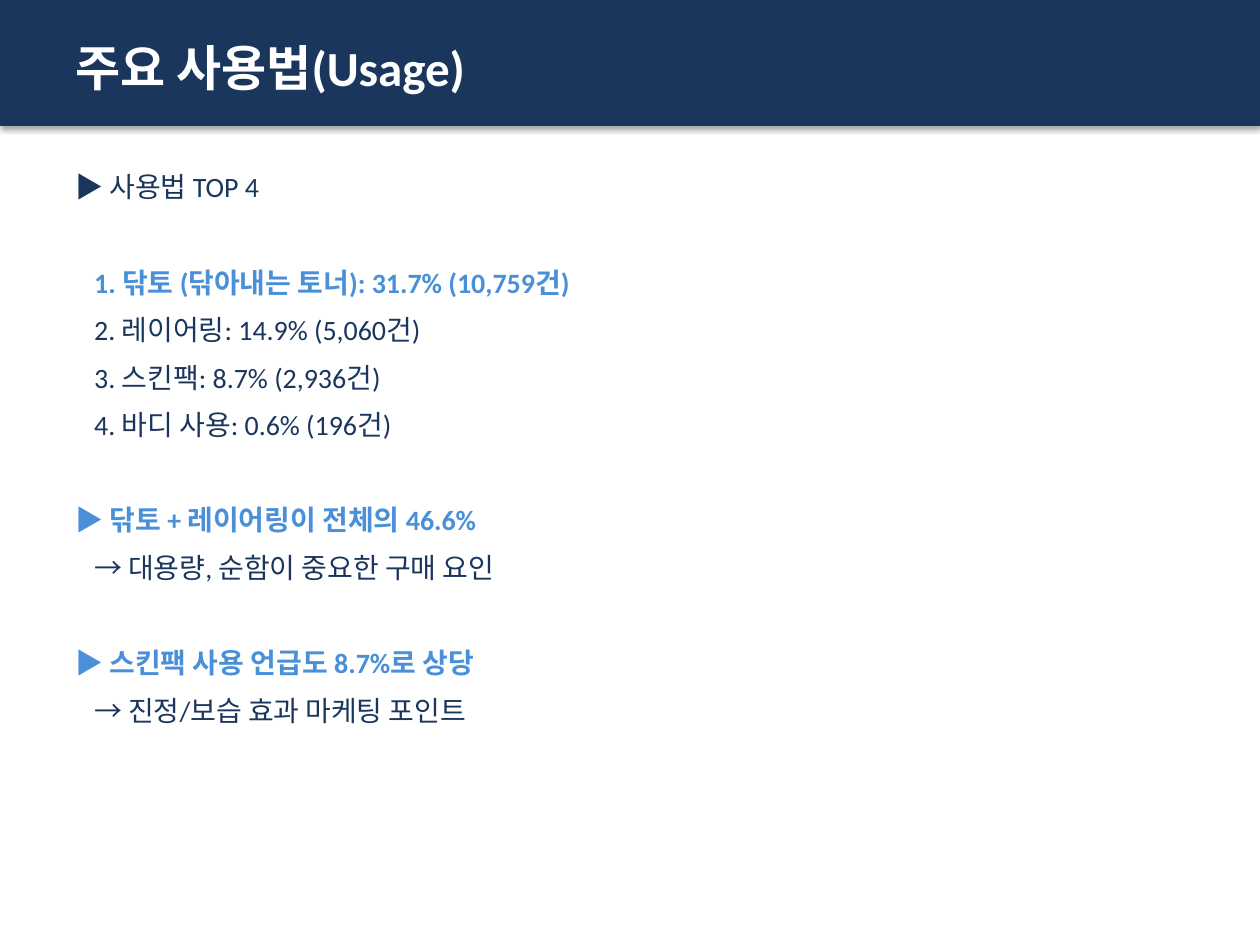
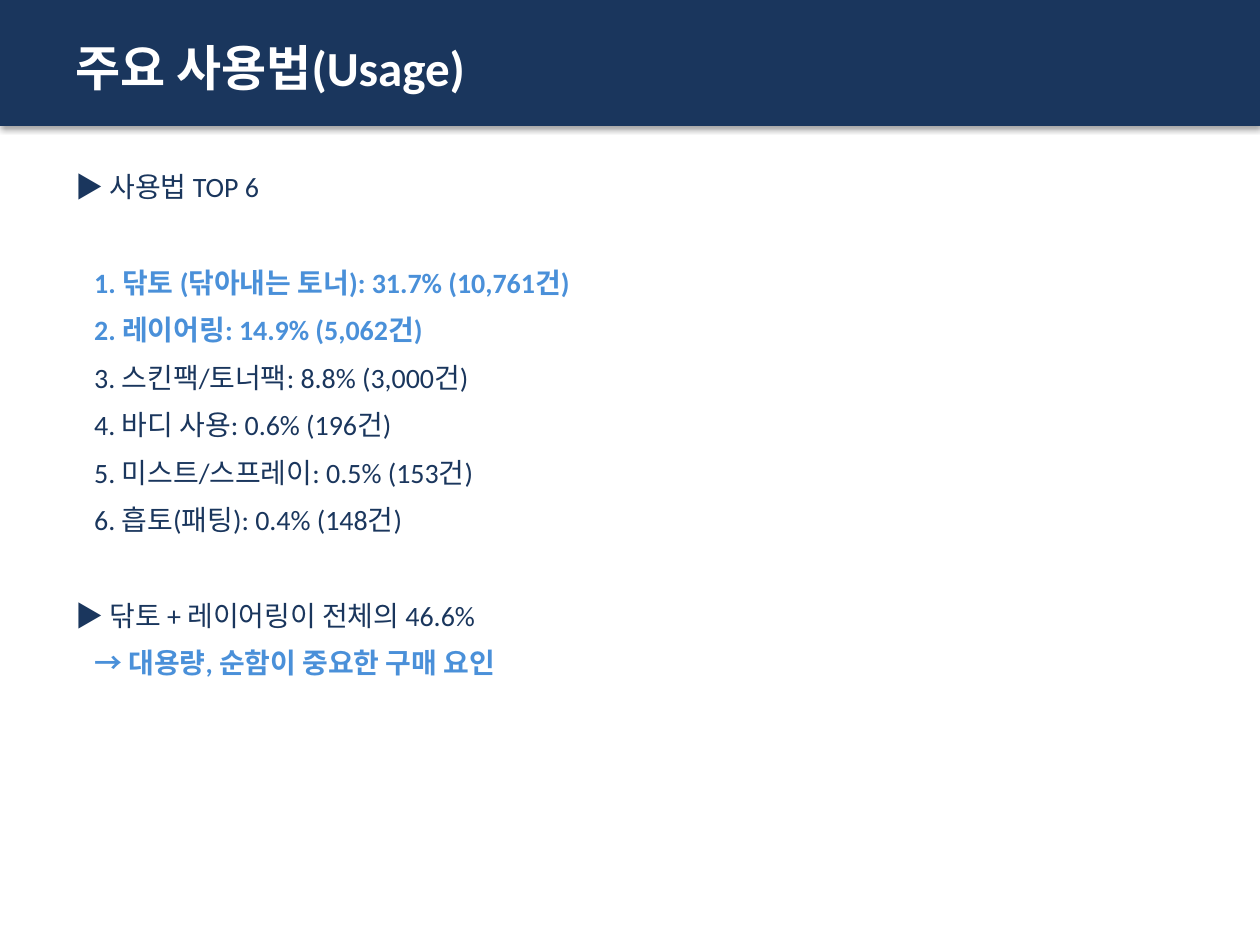
Before and after one commit to leeyoonsun53/review_analysis, a slide deck: slide 22 of output/토너_리뷰분석_리포트.pptx. Drawn at 1260x945 pixels with LibreOffice and Linux fonts; fonts in the diff are those of the drawing. Boxes give left, top, right and bottom in pixels: in the first picture for what was removed or moved away, otherwise in the second. Text is boxed around its words. In the diff, an @@ line names an element or a change of style, - is before the commit and + after.

```diff
--- a/output/토너_리뷰분석_리포트.pptx
+++ b/output/토너_리뷰분석_리포트.pptx
@@ text at (94,174,569,392): text changed; text colour #1A365D to #4A90D9; bold on @@
-▶ 사용법 TOP 4
-1. 닦토 (닦아내는 토너): 31.7% (10,759건)
-2. 레이어링: 14.9% (5,060건)
-3. 스킨팩: 8.7% (2,936건)
+▶ 사용법 TOP 6
+1. 닦토 (닦아내는 토너): 31.7% (10,761건)
+2. 레이어링: 14.9% (5,062건)
+3. 스킨팩/토너팩: 8.8% (3,000건)
@@ text at (94,460,473,534): paragraphs added @@
+5. 미스트/스프레이: 0.5% (153건)
+6. 흡토(패팅): 0.4% (148건)
@@ text at (109,603,495,677): text colour #4A90D9 to #1A365D, bold off in "▶ 닦토 + 레이어링이 전체의 46.6%"; text colour #1A365D to #4A90D9, bold on in "→ 대용량, 순함이 중요한 구매 요인" @@
@@ text at (110,649,473,724): paragraphs removed @@
-▶ 스킨팩 사용 언급도 8.7%로 상당
-→ 진정/보습 효과 마케팅 포인트
```
Also in this commit, not shown: 3 other slides changed, 8 slides added, 1 other file.
